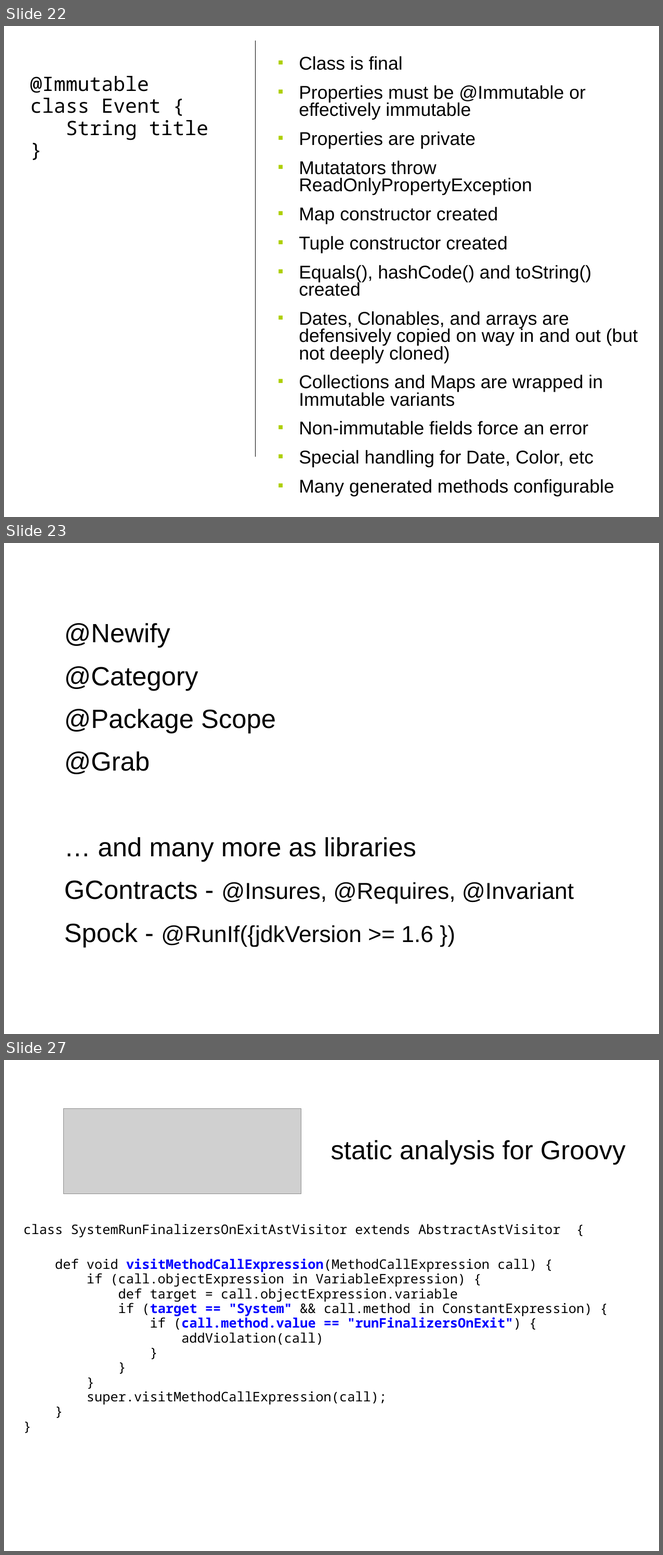
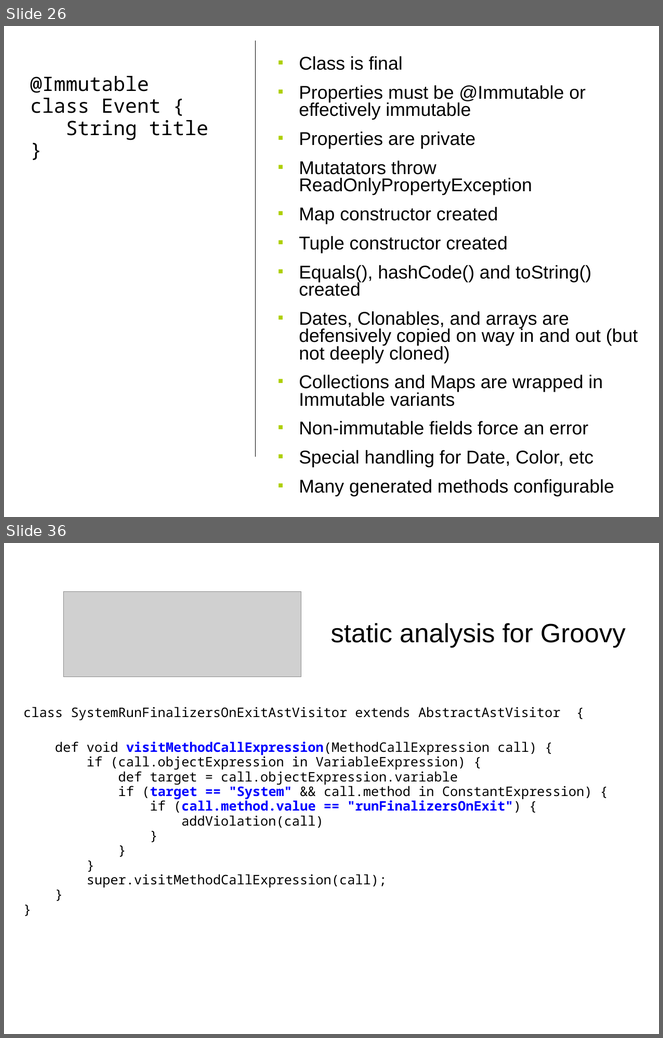
Before and after one commit to HamletDRC/presentations, a slide deck: asttransformations/CodeGeneration_SDC.odp. Shown one above the other, each under a label of ours: slides 22, 23 and 27 before the commit, slides 26 and 36 after it; the slides between them are not shown. The pictures are 663x1555 and 663x1038 pixels, drawn with LibreOffice and Linux fonts; fonts in the diff are those of the drawing; grey boxes stand for pictures. Boxes give left, top, right and bottom in pixels: in the first picture for what was removed or moved away, otherwise in the second. Text is boxed around its words. In the diff, an @@ line names an element or a change of style, - is before the commit and + after.

```diff
--- a/asttransformations/CodeGeneration_SDC.odp
+++ b/asttransformations/CodeGeneration_SDC.odp
@@ slide 23 removed at [4,543,659,1034], background #FFFFFF @@
@@ text removed at [64,623,574,948] @@
-@Newify
-@Category
-@Package Scope
-@Grab
-… and many more as libraries
-GContracts - @Insures, @Requires, @Invariant
-Spock - @RunIf({jdkVersion >= 1.6 })
@@ what was slide 22 is now slide 26 @@
@@ what was slide 27 is now slide 36 @@
```
Also in this commit, not shown: 9 slides changed, 12 slides added, 1 other slide removed, 4 other files.
